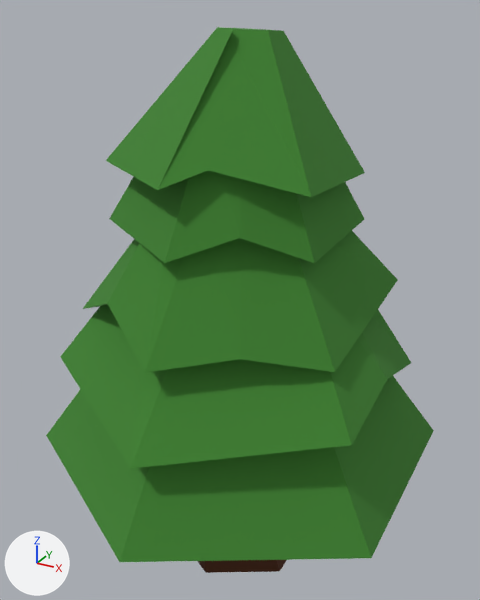
The glTF model assets/models/trees/forest-conifer-wide.glb, before and after one commit.
One viewpoint serves both versions: a 50 mm lens placed at (1.61, -2.94, 3.06), pointed at (-0.02, 0.03, 1.57). Every picture has the same lights, and +X, +Y and +Z are marked at lower left. The picture after the commit comes second. Where no turn or scale is listed for an object, it has been applied to the vertices.

Before the edit, the objects in view are built like this:
```python
mat_brown_1 = principled_material('Brown 1')
mat_brown_1.base_color = (0.0745, 0.0196, 0.00392)  # brown #4d260d
mat_brown_1.roughness = 1.0
mat_green_1 = principled_material('Green 1')
mat_green_1.base_color = (0.0471, 0.22, 0.0275)  # green #3d812e
mat_green_1.roughness = 1.0
me_merged_00_brown_1 = bpy.data.meshes.new('Merged_00_Brown 1')
me_merged_00_brown_1.from_pydata(...)  # 18 vertices, 32 faces; spans x -0.376..0.382, y -0.476..0.436, z 0.0..0.876
me_merged_00_brown_1.materials.append(mat_brown_1)  # brown #4d260d
me_merged_01_green_1 = bpy.data.meshes.new('Merged_01_Green 1')
me_merged_01_green_1.from_pydata(...)  # 156 vertices, 292 faces; spans x -1.01..1.01, y -1.16..1.16, z 0.72..2.97
me_merged_01_green_1.materials.append(mat_green_1)  # green #3d812e
ob_merged_00_brown_1 = bpy.data.objects.new('Merged_00_Brown 1', me_merged_00_brown_1)
ob_merged_00_brown_1.location = (0.0, 0.0, 0.0)
ob_merged_01_green_1 = bpy.data.objects.new('Merged_01_Green 1', me_merged_01_green_1)
ob_merged_01_green_1.location = (0.0, 0.0, 0.0)
```
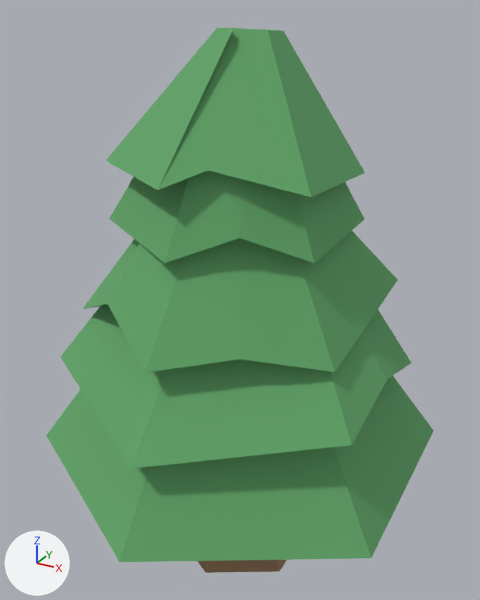
What differs and where, as boxes (x1, y1, x2, y2) in the pictures (480 x 600 px):
'Merged_01_Green 1', recoloured (lighter)
    both: (46, 27, 434, 562)
'Merged_00_Brown 1', recoloured (lighter)
    both: (198, 560, 287, 573)

What changed in the scene script:
```text
Change mat_brown_1:
    mat_brown_1.base_color: (0.0745, 0.0196, 0.00392) -> (0.322, 0.192, 0.106)  # brown #4d260d -> brown #9a795c
Change mat_green_1:
    mat_green_1.base_color: (0.0471, 0.22, 0.0275) -> (0.122, 0.376, 0.141)  # green #3d812e -> green #62a569
```
